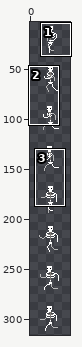
Two states of a sprite sheet, assets/sprites/enemies/weak.png. Above: a wide view before the commit, with the close-up outlined.
Close-up. As it was:
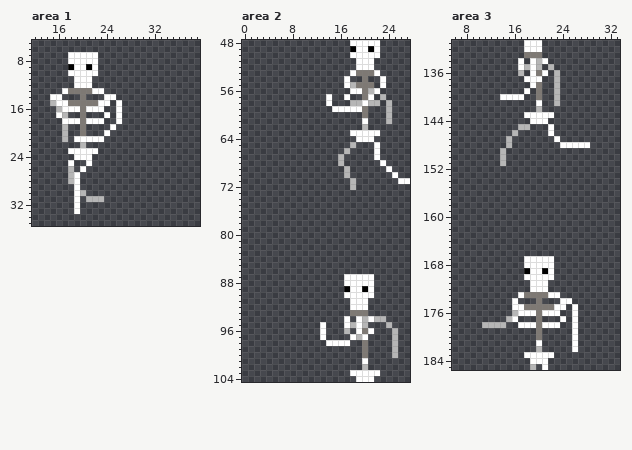
The file is 40x320 pixels. Colours within 5 levels of each other are drawn and written as one. Shown: area 1: x 12..39, y 5..35; area 2: x 0..27, y 48..104; area 3: x 6..33, y 131..185. The wide view leaves out empty margins. The commit also changed other parts of the picture, which this record leaves out.
Once edited:
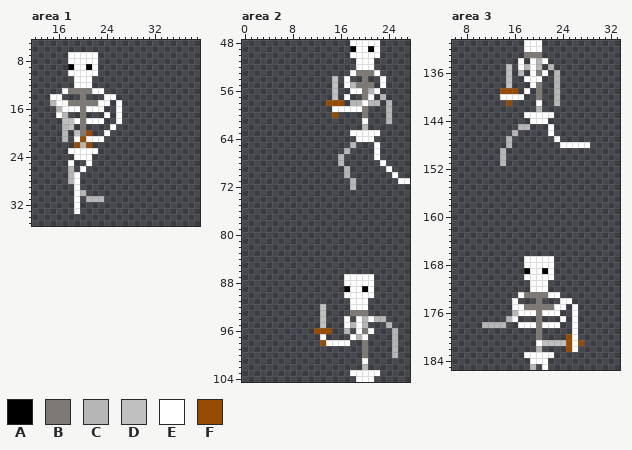
Palette (. is transparent): A #000000  B #7e7974  C #b6b6b6  D #c0c0c0  E #ffffff  F #964b00
Diff:
--- area 1
@@ x 15..23 @@
 17 .EC..B...
-18 ..EEEBEEE
-19 ..C..B...
-20 ..C..B...
-21 ..C.EEEEE
-22 .....C...
+18 ..DDEBEEE
+19 ..CD.B...
+20 ..C.DBF..
+21 ..C.EFEEE
+22 ....FCF..
 23 ...EEEEE.
--- area 2
@@ x 12..18 @@
  53 ......E
- 54 .....E.
- 55 .....EC
- 56 ......E
- 57 ..E..E.
- 58 ..E...C
+ 54 ...D.E.
+ 55 ...D.EC
+ 56 ...D..E
+ 57 ...D.E.
+ 58 ..FFF.C
  59 ...EEEE
- 60 .......
+ 60 ...F...
  61 .......
@@ x 10..16 @@
  91 .......
- 92 .......
- 93 .......
- 94 .......
- 95 ...E...
- 96 ...E...
+ 92 ...D...
+ 93 ...D...
+ 94 ...D...
+ 95 ...D...
+ 96 ..FFF..
  97 ...E...
- 98 ....EEE
+ 98 ...FEEE
  99 .......
--- area 3
@@ x 12..18 @@
 134 .....E.
-135 .....EC
-136 .....C.
-137 ......E
-138 .......
-139 ......E
+135 ...D.EC
+136 ...D.C.
+137 ...D..E
+138 ...D...
+139 ..FFF.E
 140 ..EEEE.
-141 .......
+141 ...F...
 142 .......
@@ x 19..29 @@
 179 .B.....E...
-180 .B.....E...
-181 .E.....E...
-182 .C.....E...
+180 .B....FE...
+181 .EDDDDFEF..
+182 .C....FE...
 183 EEEE.......
